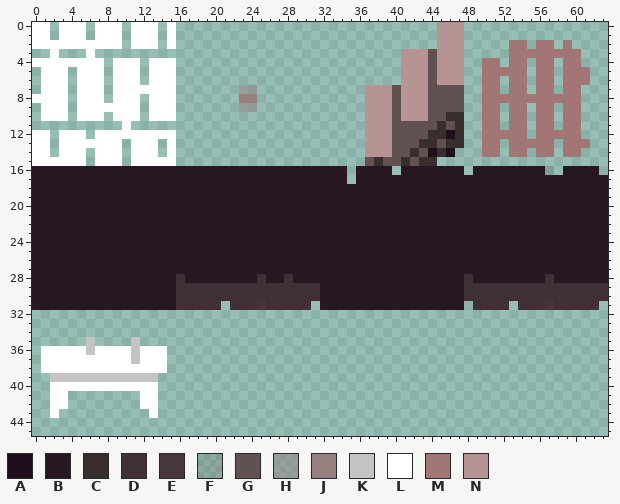
One commit to this pixel-art sprite: assets/sprites/tiles.png. The picture above was drawn from the file before the commit.
The file is 64x64 pixels. Colours within 5 levels of each other are drawn and written as one. Shown: x 0..63, y 0..45.
Palette (. is transparent): A #1f0f1c  B #261723  C #382e2e  D #403036  E #47373b  F #62515133  G #625151  H #96808080  J #968080  K #c4c4c4  L #ffffff  M #a37676  N #b79494
New version:
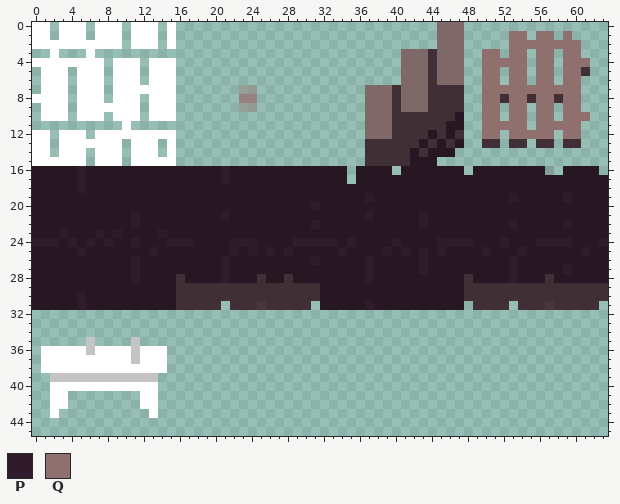
Colours new in this view: P #301b2a  Q #906f6f
The exact change:
colour N: #b79494 -> #7e6868
Changed rows in their new state; - is a pixel that keeps its letter.
first column x 0:
 1 -----------------------------------------------------QQ-QQ-Q----
 2 -----------------------------------------------------QQQQQQQQ---
 3 --------------------------------------------D-----QQ-QQ.QQ.QQ---
 4 --------------------------------------------D-----QQQQQ-QQ-QQQ--
 5 --------------------------------------------D-----QQ.QQ-QQ-QQD--
 6 --------------------------------------------D-----QQ-QQ-QQ-QQ.--
 7 ----------------------------------------D---DDDD--QQQQQQQQQQQ---
 8 ----------------------------------------D---DDDD--QQDQQDQQDQQ---
 9 ----------------------------------------D---DDDD--QQ-QQ-QQ-QQ---
10 ----------------------------------------DDDDDDDB--QQ-QQ-QQ-QQQ--
11 ----------------------------------------DDDDDDBB--QQQQQ-QQQQQ---
12 ----------------------------------------DDDDBDBD--QQ.QQQQQ.QQ---
13 -------------------------------------DDDDDDBDBDB--DD-DD.DD-DD.--
14 -------------------------------------DDDDDBDBBB---..-..-..-..---
15 -------------------------------------DDDDDBBB-------------------
16 -----P---------------P------------------------------------------
17 -----P---------------P------------------------------------------
18 -----P----------------------------------------------------------
19 -------------------------------------P---------------P-----P----
20 -------------------------------P--------------------------------
21 -----------P---------P---------------P-----P--------------------
22 -----------P-------------------P-----------P---------P-----P----
23 ---P---P-P----P-------------------------------------------------
24 PPP-P-P-P--P---PPP----PPP----PPPPP-P----P----PPPP---P---PPPP---P
25 -----P-------P--------P-P-P-P-----P----P-P-P-P----P---P------P--
26 -----------P---------P---------P-----P-----P---------P----------
27 -----------P---------P---------------P-----P---------P-----P----
28 -----------P---------P---------------P---------------P----------
30 -----P----------------------------------------------------------
31 -----P-------------------------------P--------------------------
